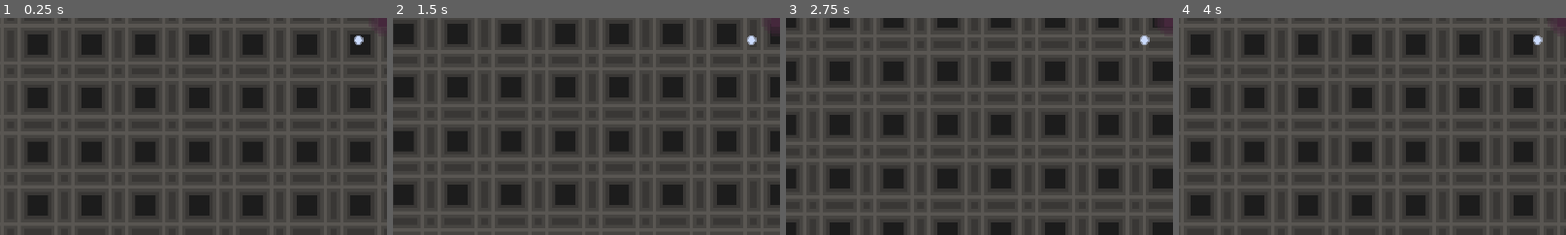
Above: before the commit, frames 1-4 (left to right).
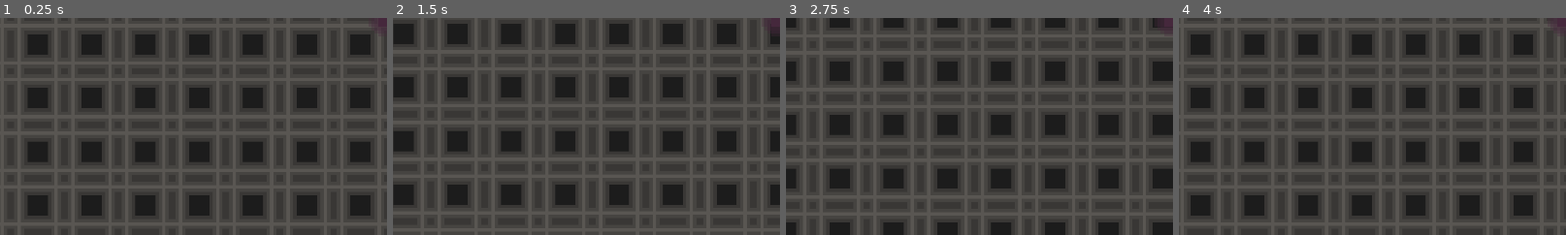
Above: after the commit, the same moments.

Repository: SosiskaKillerS/Battle-of-Shapes--Cubes-vs.-Triangles
Game: Godot game, scene res://world/world.tscn
Two runs of this game, one before a commit and one after it. Both use one fixed random seed, a clock stepped at 60 frames per second and the inputs below.
Inputs:
- Up to frame 1 (0.25 s): no input
- Up to frame 2 (1.5 s): tap Enter at 0.5 s; hold D (RIGHT) 0.53-1.28 s; hold S (DOWN) from 1.28 s (still down)
- Up to frame 3 (2.75 s): release S (DOWN) at 2.03 s; hold D (RIGHT) from 2.03 s (still down)
- Up to frame 4 (4 s): release D (RIGHT) at 2.78 s; hold W (UP) 2.78-3.53 s; hold A (LEFT) from 3.53 s (still down)
The pictures show only the part of the screen within x 0-50%, y 50-100%; the shares and areas given below are measured in that part.

The runs differ from the first frame. In frame 1, less than 0.1% of the frame differs, in the area x 91-94%, y 8-13%; in frame 2, less than 0.1%; in frame 3, less than 0.1%; in frame 4, less than 0.1%.

Commit message:
Update Player.tscn

Diff:
--- a/Player/Player.tscn
+++ b/Player/Player.tscn
@@ -1,8 +1,7 @@
-[gd_scene load_steps=5 format=3 uid="uid://dhxrl33y4ogtp"]
+[gd_scene load_steps=4 format=3 uid="uid://dhxrl33y4ogtp"]
 
 [ext_resource type="Script" path="res://Player/Player.gd" id="1_d3k1k"]
 [ext_resource type="Texture2D" uid="uid://b35attu576e5s" path="res://Player/Player.png" id="1_s8sq0"]
-[ext_resource type="Texture2D" uid="uid://bx3xg6rt14y51" path="res://bullet/Sprite-0011.png" id="3_0gyox"]
 
 [sub_resource type="RectangleShape2D" id="RectangleShape2D_d45m0"]
 size = Vector2(6, 6)
@@ -19,8 +18,3 @@
 [node name="Camera2D" type="Camera2D" parent="."]
 scale = Vector2(-2.2, 0.76)
 zoom = Vector2(8, 8)
-
-[node name="Sprite-0011" type="Sprite2D" parent="."]
-position = Vector2(-9, 7)
-scale = Vector2(0.375, 0.375)
-texture = ExtResource("3_0gyox")
